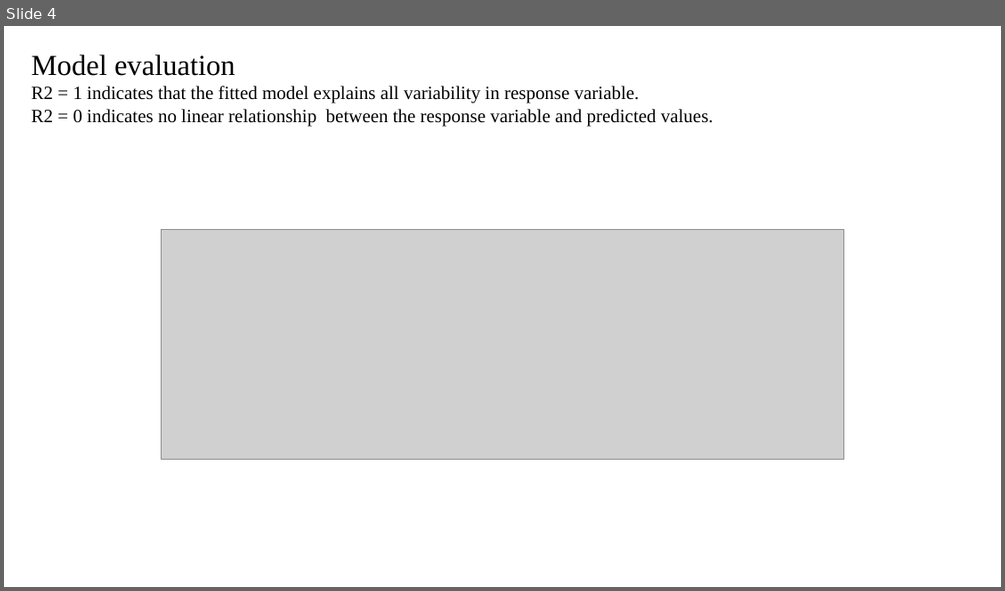
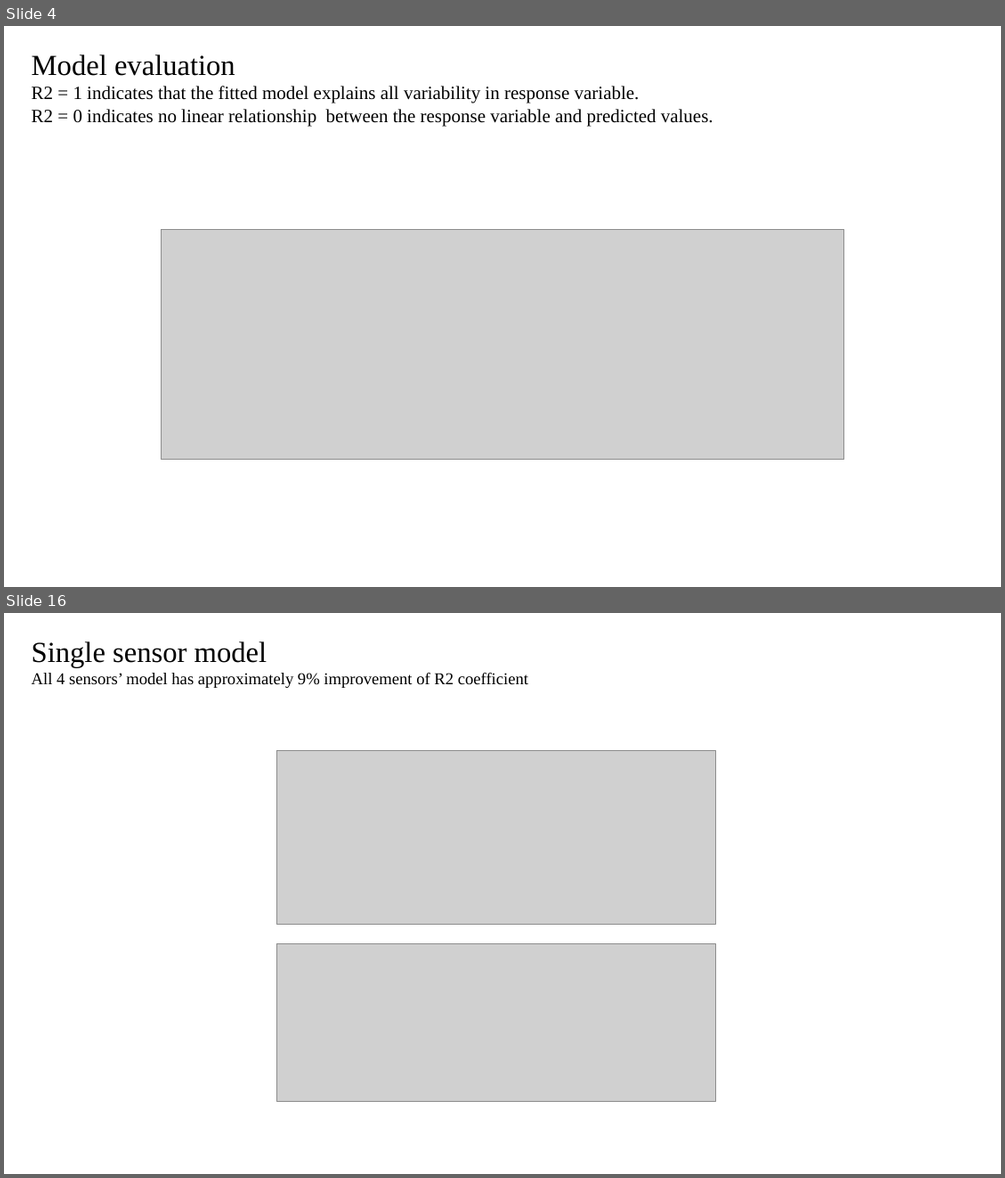
Before and after one commit to Alory/Knee-Loading-Analysis, a slide deck: analysis/project.pptx. Shown one above the other, each under a label of ours: slide 4 before the commit, slides 4 and 16 after it; the slides between them are not shown. The pictures are 1005x591 and 1005x1178 pixels, drawn with LibreOffice and Linux fonts; fonts in the diff are those of the drawing; grey boxes stand for pictures. Boxes give left, top, right and bottom in pixels: in the first picture for what was removed or moved away, otherwise in the second. Text is boxed around its words. In the diff, an @@ line names an element or a change of style, - is before the commit and + after.

```diff
--- a/analysis/project.pptx
+++ b/analysis/project.pptx
@@ slide 16 added at (4, 613, 1001, 1174), background #FFFFFF @@
@@ text added at (32, 641, 528, 688), 16 pt, text #000000 @@
+Single sensor model
+All 4 sensors’ model has approximately 9% improvement of R2 coefficient
@@ picture added at (277, 751, 715, 924) @@
@@ picture added at (277, 944, 715, 1102) @@
```
Also in this commit, not shown: 11 slides changed, 1 other slide added, 2 other files.
